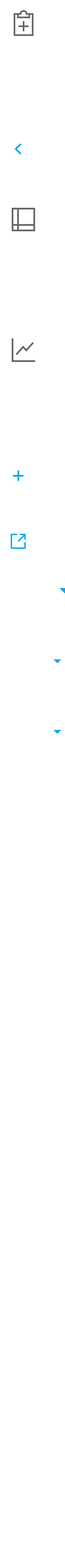
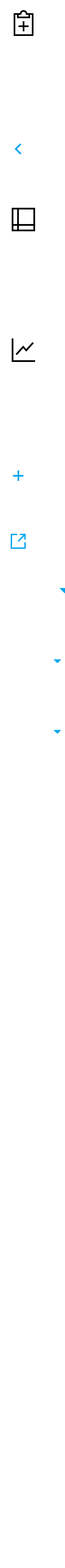
Comparing the layer stacks of the two 65x1568 images. Changes:
"Vector Smart Object" (7th of 12, in "Artboard 1" › "Group 3 copy 2"): opacity 60% → 100% over [11, 338, 36, 362]
"Vector Smart Object" (9th of 12, in "Artboard 1" › "Group 3"): opacity 60% → 100% over [11, 207, 36, 232]
"Vector Smart Object" (12th of 12, in "Artboard 1" › "Group 1"): opacity 60% → 100% over [13, 10, 34, 36]
